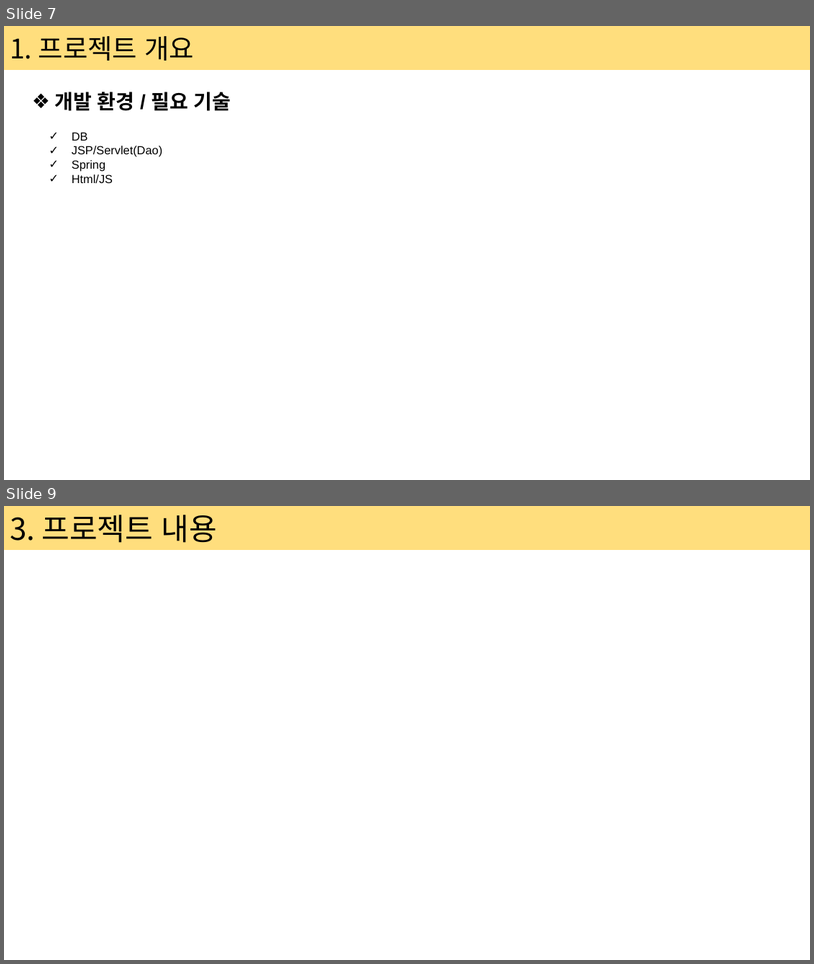
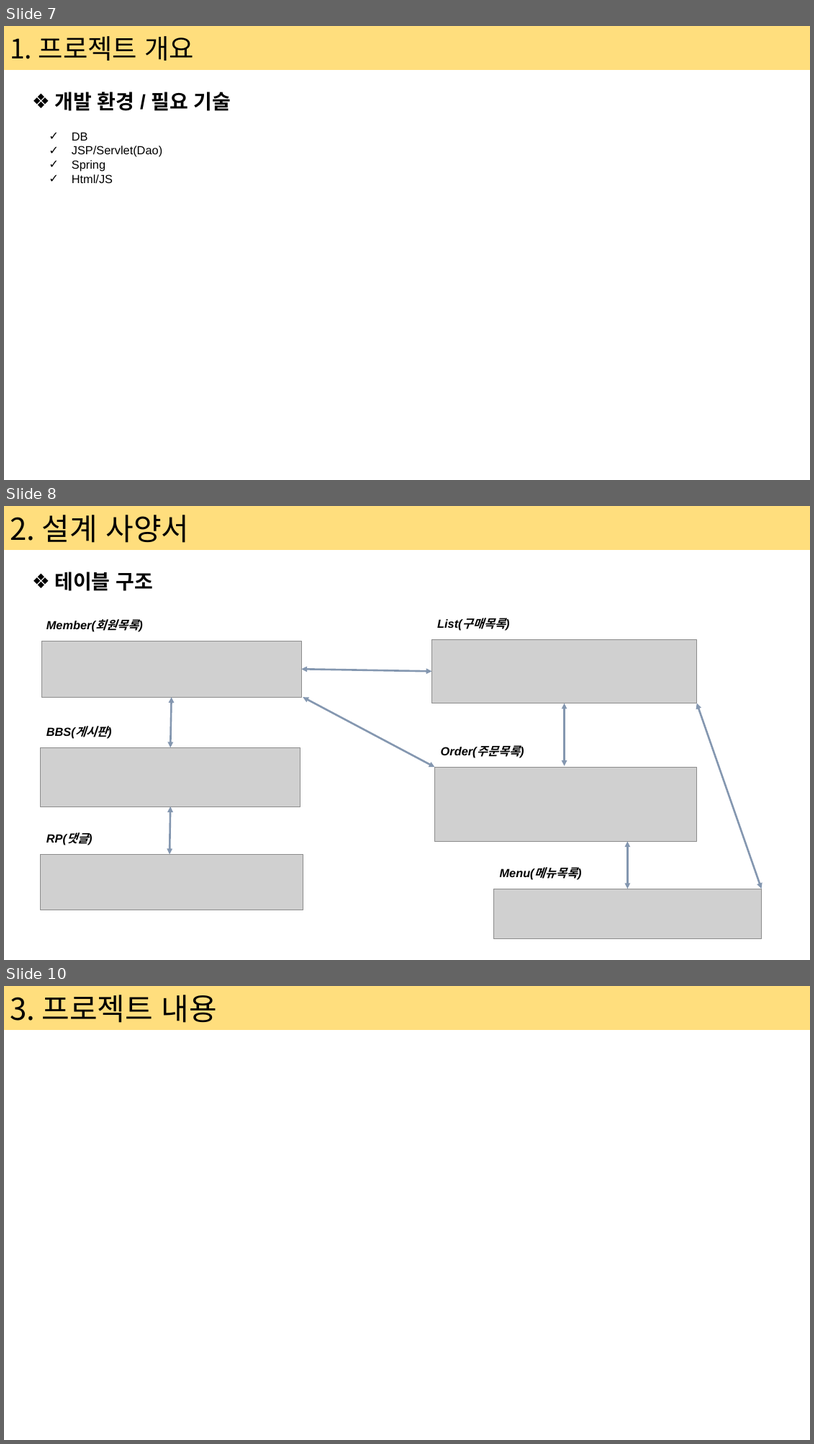
Before and after one commit to taehyeonJUN/Pizza-8-ZZo-, a slide deck: [피자팔조] 정리PPT.pptx. Shown one above the other, each under a label of ours: slides 7 and 9 before the commit, slides 7, 8 and 10 after it; the slides between them are not shown. The pictures are 814x964 and 814x1444 pixels, drawn with LibreOffice and Linux fonts; fonts in the diff are those of the drawing; grey boxes stand for pictures. Boxes give left, top, right and bottom in pixels: in the first picture for what was removed or moved away, otherwise in the second. Text is boxed around its words. In the diff, an @@ line names an element or a change of style, - is before the commit and + after.

```diff
--- a/[피자팔조] 정리PPT.pptx
+++ b/[피자팔조] 정리PPT.pptx
@@ slide 8 added at (4, 506, 810, 960), background #FFFFFF @@
@@ rectangle added at (4, 506, 810, 549), fill #FFC000 at 51% opacity, 36 pt, text #000000 @@
+2. 설계 사양서
@@ text added at (54, 572, 153, 591), 24 pt, text #000000, bold @@
+❖ 테이블 구조
@@ text added at (46, 619, 139, 632), 14 pt, text #000000, bold, italic @@
+Member(회원목록)
@@ text added at (437, 618, 506, 631), 14 pt, text #000000, bold, italic @@
+List(구매목록)
@@ picture added at (41, 641, 301, 698) @@
@@ picture added at (432, 639, 697, 703) @@
@@ double arrow added from (301, 669) to (432, 671), #8497B0 2.25 pt @@
@@ double arrow added from (172, 698) to (170, 747), #8497B0 2.25 pt @@
@@ double arrow added from (303, 698) to (435, 767), #8497B0 2.25 pt @@
@@ double arrow added from (565, 703) to (565, 765), #8497B0 2.25 pt @@
@@ double arrow added from (762, 888) to (697, 703), #8497B0 2.25 pt @@
@@ text added at (46, 726, 108, 739), 14 pt, text #000000, bold, italic @@
+BBS(게시판)
@@ picture added at (40, 747, 301, 806) @@
@@ text added at (441, 745, 520, 758), 14 pt, text #000000, bold, italic @@
+Order(주문목록)
@@ picture added at (435, 767, 697, 841) @@
@@ double arrow added from (170, 806) to (170, 854), #8497B0 2.25 pt @@
@@ text added at (46, 832, 88, 845), 14 pt, text #000000, bold, italic @@
+RP(댓글)
@@ double arrow added from (628, 888) to (628, 841), #8497B0 2.25 pt @@
@@ picture added at (40, 854, 303, 909) @@
@@ text added at (500, 867, 578, 880), 14 pt, text #000000, bold, italic @@
+Menu(메뉴목록)
@@ picture added at (494, 888, 762, 938) @@
@@ what was slide 9 is now slide 10 @@
```
Also in this commit, not shown: 2 slides changed, 6 other files.
